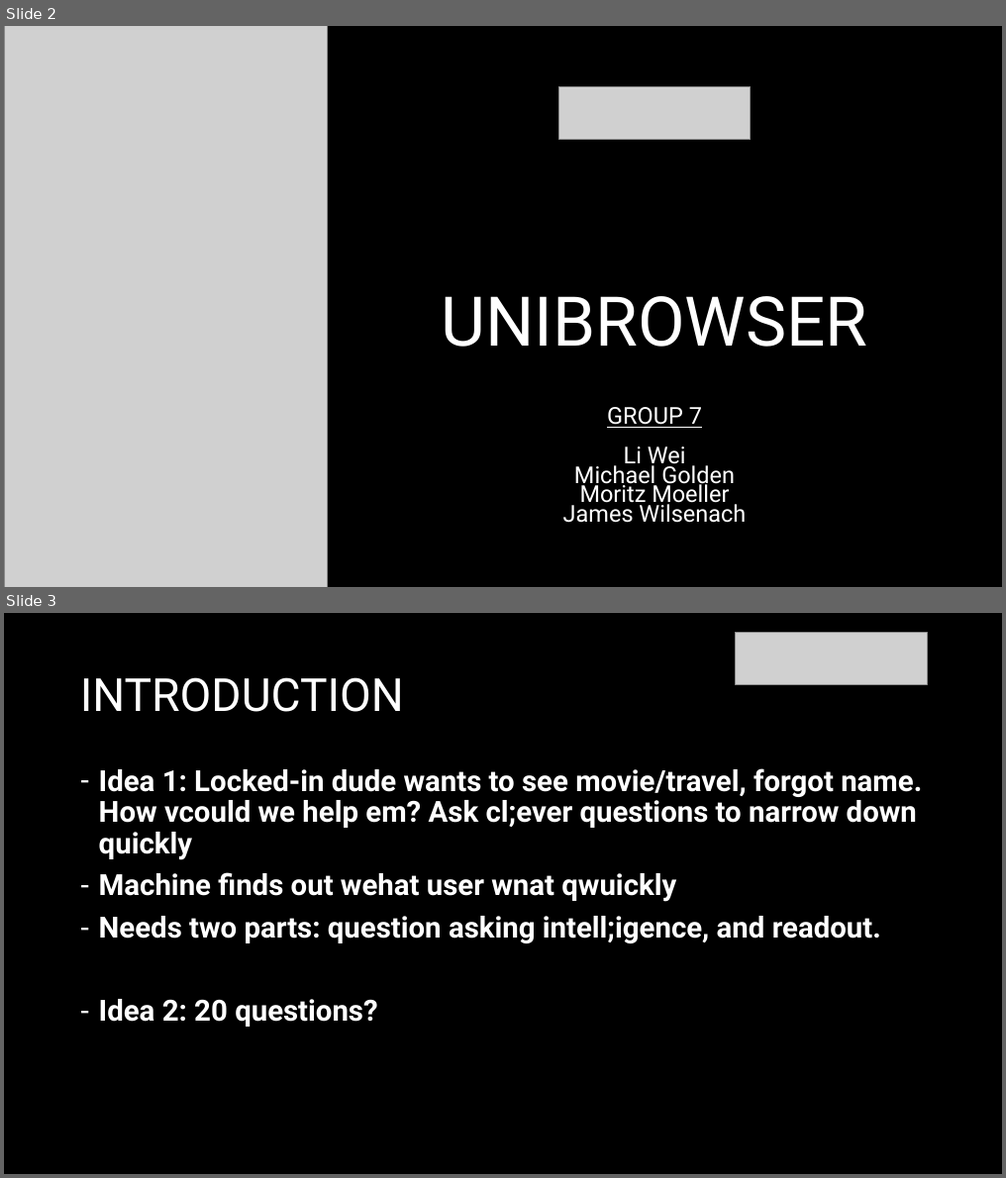
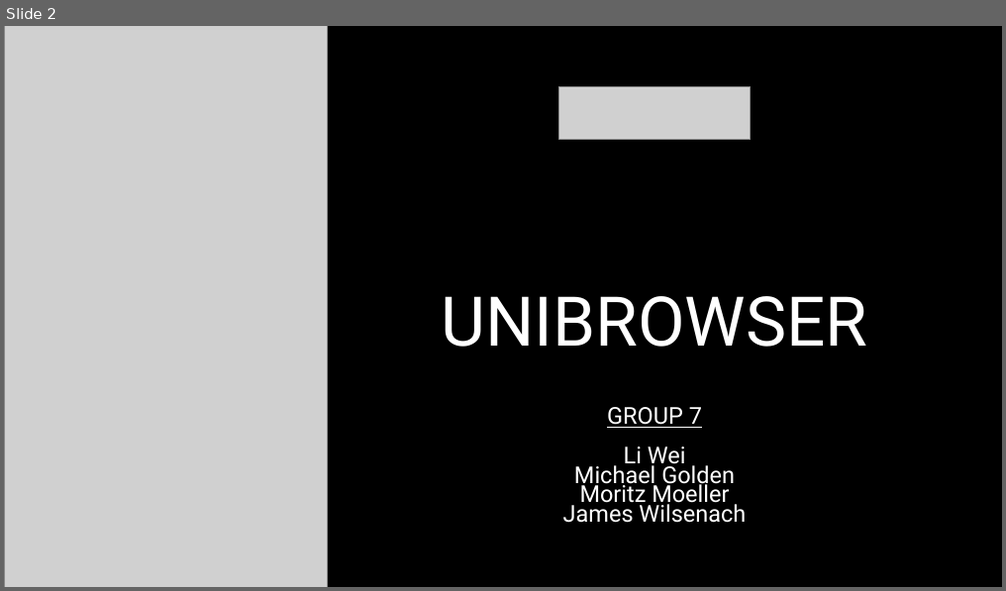
Before and after one commit to michaelgoldendev/unibrowser, a slide deck: presentation/unibrowser-presentation.pptx. Shown one above the other, each under a label of ours: slides 2 and 3 before the commit, slide 2 after it. The pictures are 1006x1178 and 1006x591 pixels, drawn with LibreOffice and Linux fonts; fonts in the diff are those of the drawing; grey boxes stand for pictures. Boxes give left, top, right and bottom in pixels: in the first picture for what was removed or moved away, otherwise in the second. Text is boxed around its words. In the diff, an @@ line names an element or a change of style, - is before the commit and + after.

```diff
--- a/presentation/unibrowser-presentation.pptx
+++ b/presentation/unibrowser-presentation.pptx
@@ slide 3 removed at (4, 613, 1002, 1174), background #000000 @@
@@ picture removed at (736, 632, 927, 684) @@
@@ title removed at (80, 677, 404, 712) @@
-INTRODUCTION
@@ text removed at (99, 768, 922, 1027) @@
-– Idea 1: Locked-in dude wants to see movie/travel, forgot name. How vcould we help em? Ask cl;ever questions to narrow down quickly
-– Machine finds out wehat user wnat qwuickly
-– Needs two parts: question asking intell;igence, and readout.
-– Idea 2: 20 questions?
```
Also in this commit, not shown: 1 slide changed, 2 slides added, 1 other slide removed.
